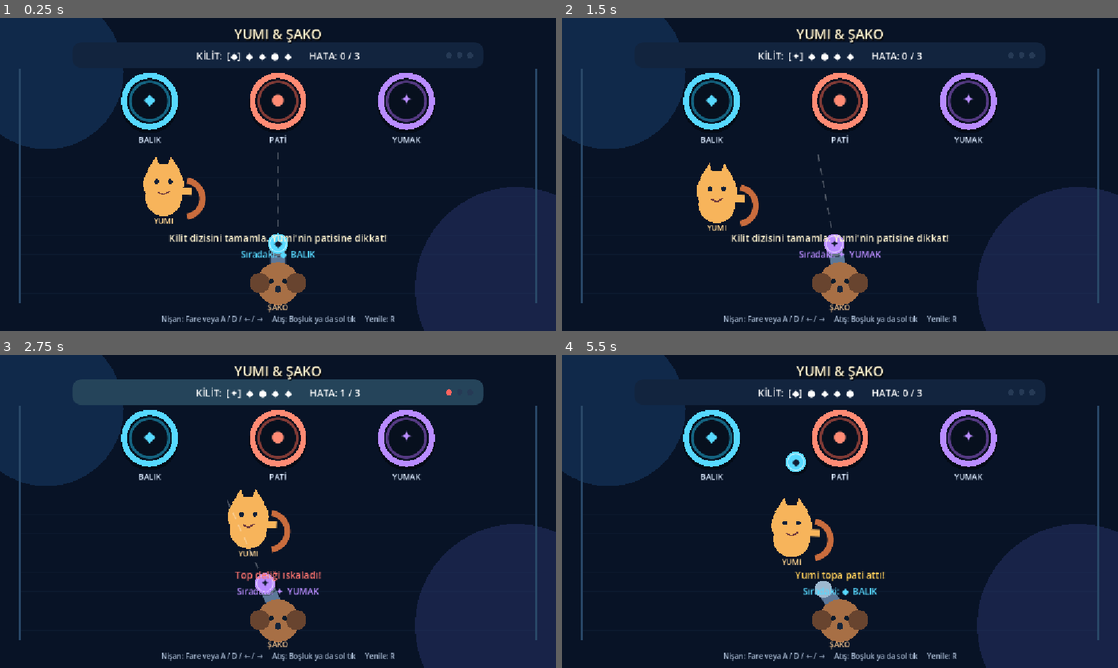
Above: before the commit, frames 1-4 (two rows, left to right).
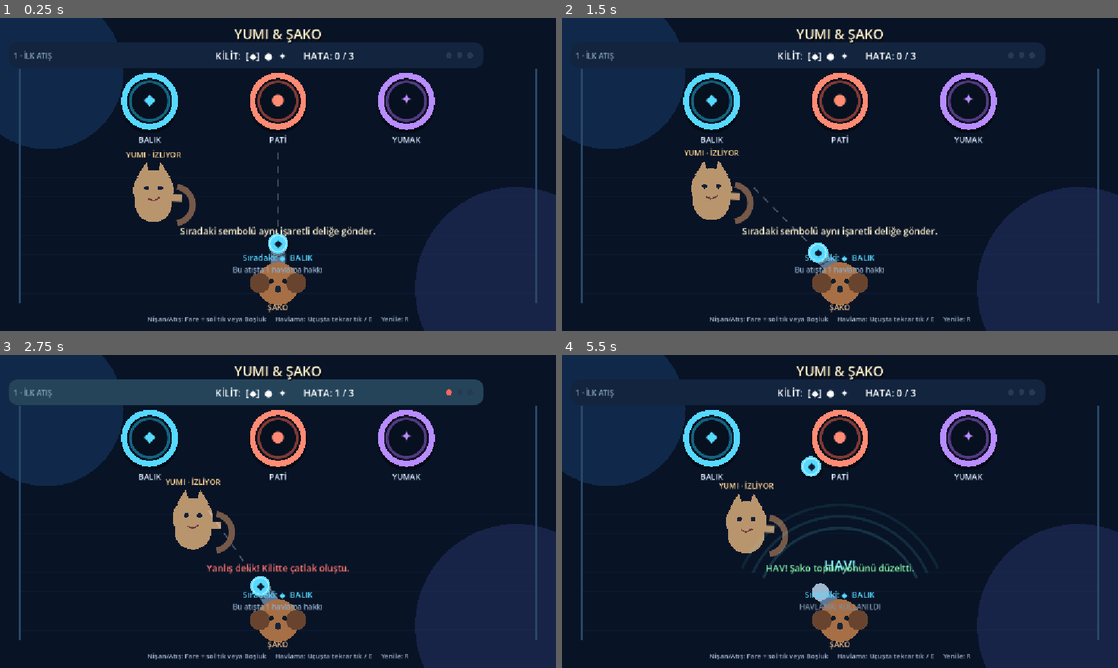
Above: after the commit, the same moments.

Repository: luzumsuzlar/yummyveshaco
Game: Godot game, scene res://scenes/main.tscn
The game is run twice, just before and just after one commit, with the same random seed, the same clock (stepped at 60 frames per second) and the same inputs.
Inputs (mouse positions are in pixels of both pictures, inside the frame that each line leads up to):
- Up to frame 1 (0.25 s): no input
- Up to frame 2 (1.5 s): tap Enter at 0.5 s; move the mouse to (962, 158) at 0.52 s; hold D 0.53-1.28 s; tap E at 0.6 s; click (962, 158) at 0.67 s; tap Space at 0.77, 1.07 s; tap R at 0.8, 1.35 s; move the mouse to (728, 190) at 1.27 s; hold A from 1.28 s (still down); click (728, 190) at 1.42 s
- Up to frame 3 (2.75 s): tap Space at 1.52, 1.82, 2.3 s; tap Enter at 1.55, 2.1 s; move the mouse to (333, 442) at 2.02 s; release A at 2.03 s; hold D from 2.03 s (still down); click (333, 442) at 2.17 s
- Up to frame 4 (5.5 s): move the mouse to (812, 574) at 2.77 s; tap Space at 2.85, 3.02, 3.32, 3.77, 4.07, 4.52, 4.82, 5.3 s; click (812, 574) at 2.92 s; tap E at 3.05, 3.6 s; move the mouse to (1006, 558) at 3.52 s; release D at 3.53 s; hold A from 3.53 s (still down); click (1006, 558) at 3.67 s; tap R at 3.8, 4.35 s; move the mouse to (673, 464) at 4.27 s; click (673, 464) at 4.42 s; tap Enter at 4.55, 5.1 s; move the mouse to (867, 511) at 5.02 s; click (867, 511) at 5.17 s

The runs differ from the first frame. In frame 1, 4.5% of the frame differs, in the area x 2-74%, y 10-98%; in frame 2, 4.8%; in frame 3, 5.8%, in the area x 1-74%, y 7-98%; in frame 4, 5.5%.

Commit message:
İkinci oynanabilir prototipi geliştir

Diff:
--- a/scripts/main.gd
+++ b/scripts/main.gd
@@ -3,6 +3,7 @@
 const SCREEN_SIZE := Vector2(1152.0, 648.0)
 const HOLE_Y := 172.0
 const HOLE_RADIUS := 54.0
+const HOLE_BASE_X := [310.0, 576.0, 842.0]
 const LAUNCH_POS := Vector2(576.0, 532.0)
 const BALL_RADIUS := 21.0
 const TYPE_NAMES := ["BALIK", "PATİ", "YUMAK"]
@@ -10,14 +11,43 @@
 const TYPE_COLORS := [Color("57d9ff"), Color("ff8b74"), Color("b98cff")]
 const TYPE_DARK := [Color("146582"), Color("833b36"), Color("563a84")]
 
-var rng := RandomNumberGenerator.new()
+const LEVELS := [
+	{
+		"name": "1 · İLK ATIŞ",
+		"sequence": [0, 1, 2],
+		"yumi_speed": 72.0,
+		"yumi_active": false,
+		"moving_holes": false,
+		"intro": "Sıradaki sembolü aynı işaretli deliğe gönder.",
+	},
+	{
+		"name": "2 · YUMI SAHADA",
+		"sequence": [2, 0, 1, 2],
+		"yumi_speed": 142.0,
+		"yumi_active": true,
+		"moving_holes": false,
+		"intro": "Yumi hazırlanırken uçuşta tekrar tıkla: Şako HAV! desin.",
+	},
+	{
+		"name": "3 · KAYAN KİLİT",
+		"sequence": [0, 2, 1, 0, 2],
+		"yumi_speed": 162.0,
+		"yumi_active": true,
+		"moving_holes": true,
+		"intro": "Delikler hareket ediyor. Atış anını seç ve havlamanı sakla.",
+	},
+]
+
 var hole_positions: Array[Vector2] = []
 var sequence: Array[int] = []
+var level_index := 0
+var level_time := 0.0
 var progress := 0
 var errors := 0
 var game_state := "playing"
 
 var aim_angle := 0.0
+var last_pointer_position := Vector2(576.0, 220.0)
 var ball_active := false
 var ball_position := LAUNCH_POS
 var ball_velocity := Vector2.ZERO
@@ -25,32 +55,36 @@
 var ball_swatted := false
 var shot_delay := 0.0
 
+var bark_available := false
+var bark_flash := 0.0
+var bark_target_x := 576.0
+
 var yumi_position := Vector2(300.0, 345.0)
 var yumi_direction := 1.0
-var yumi_speed := 155.0
+var yumi_speed := 100.0
+var yumi_warning_timer := 0.0
+var yumi_warning_started := false
 var yumi_swipe_flash := 0.0
 var status_flash := 0.0
 
 var title_label: Label
+var level_label: Label
 var code_label: Label
 var status_label: Label
 var instruction_label: Label
 var next_label: Label
+var ability_label: Label
 var overlay: ColorRect
 var overlay_title: Label
 var overlay_subtitle: Label
-var restart_button: Button
+var overlay_button: Button
 
 
 func _ready() -> void:
-	rng.randomize()
-	hole_positions = [
-		Vector2(310.0, HOLE_Y),
-		Vector2(576.0, HOLE_Y),
-		Vector2(842.0, HOLE_Y),
-	]
+	for x_position in HOLE_BASE_X:
+		hole_positions.append(Vector2(float(x_position), HOLE_Y))
 	build_interface()
-	start_new_game()
+	start_level(0)
 	queue_redraw()
 
 
@@ -60,40 +94,43 @@
 	title_label.add_theme_constant_override("shadow_offset_x", 2)
 	title_label.add_theme_constant_override("shadow_offset_y", 3)
 
-	code_label = make_label("", 20, Color.WHITE, Vector2(176, 58), Vector2(800, 40))
-	status_label = make_label("", 20, Color("fff3cf"), Vector2(176, 438), Vector2(800, 34))
-	next_label = make_label("", 18, Color("d8e9ff"), Vector2(420, 474), Vector2(312, 30))
+	level_label = make_label("", 15, Color("8fa8c4"), Vector2(28, 58), Vector2(210, 40))
+	level_label.horizontal_alignment = HORIZONTAL_ALIGNMENT_LEFT
+	code_label = make_label("", 20, Color.WHITE, Vector2(210, 58), Vector2(760, 40))
+	status_label = make_label("", 19, Color("fff3cf"), Vector2(176, 424), Vector2(800, 34))
+	next_label = make_label("", 17, Color("d8e9ff"), Vector2(346, 482), Vector2(460, 28))
+	ability_label = make_label("", 15, Color("86f7a8"), Vector2(396, 509), Vector2(360, 25))
 	instruction_label = make_label(
-		"Nişan: Fare veya A / D / ← / →     Atış: Boşluk ya da sol tık     Yenile: R",
-		15,
+		"Nişan/Atış: Fare + sol tık veya Boşluk     Havlama: Uçuşta tekrar tık / E     Yenile: R",
+		14,
 		Color("a9bbd3"),
-		Vector2(82, 611),
-		Vector2(988, 24)
+		Vector2(62, 612),
+		Vector2(1028, 22)
 	)
 
 	overlay = ColorRect.new()
 	overlay.position = Vector2.ZERO
 	overlay.size = SCREEN_SIZE
-	overlay.color = Color(0.02, 0.03, 0.06, 0.84)
+	overlay.color = Color(0.02, 0.03, 0.06, 0.86)
 	overlay.mouse_filter = Control.MOUSE_FILTER_STOP
 	overlay.z_index = 20
 	add_child(overlay)
 
-	overlay_title = make_label("", 42, Color("fff3cf"), Vector2(206, 186), Vector2(740, 62), overlay)
-	overlay_subtitle = make_label("", 21, Color("d8e9ff"), Vector2(256, 262), Vector2(640, 82), overlay)
+	overlay_title = make_label("", 42, Color("fff3cf"), Vector2(206, 180), Vector2(740, 62), overlay)
+	overlay_subtitle = make_label("", 21, Color("d8e9ff"), Vector2(256, 255), Vector2(640, 100), overlay)
 	overlay_subtitle.autowrap_mode = TextServer.AUTOWRAP_WORD_SMART
-	restart_button = Button.new()
-	restart_button.text = "TEKRAR DENE"
-	restart_button.position = Vector2(456, 380)
-	restart_button.size = Vector2(240, 62)
-	restart_button.add_theme_font_size_override("font_size", 20)
-	restart_button.add_theme_color_override("font_color", Color("16233d"))
-	restart_button.add_theme_color_override("font_hover_color", Color("16233d"))
-	restart_button.add_theme_stylebox_override("normal", button_style(Color("ffcf5a")))
-	restart_button.add_theme_stylebox_override("hover", button_style(Color("ffe18e")))
-	restart_button.add_theme_stylebox_override("pressed", button_style(Color("eab746")))
-	restart_button.pressed.connect(start_new_game)
-	overlay.add_child(restart_button)
+	overlay_button = Button.new()
+	overlay_button.text = "TEKRAR DENE"
+	overlay_button.position = Vector2(436, 384)
+	overlay_button.size = Vector2(280, 62)
+	overlay_button.add_theme_font_size_override("font_size", 20)
+	overlay_button.add_theme_color_override("font_color", Color("16233d"))
+	overlay_button.add_theme_color_override("font_hover_color", Color("16233d"))
+	overlay_button.add_theme_stylebox_override("normal", button_style(Color("ffcf5a")))
+	overlay_button.add_theme_stylebox_override("hover", button_style(Color("ffe18e")))
+	overlay_button.add_theme_stylebox_override("pressed", button_style(Color("eab746")))
+	overlay_button.pressed.connect(on_overlay_button_pressed)
+	overlay.add_child(overlay_button)
 	overlay.hide()
 
 
@@ -123,24 +160,38 @@
 	return style
 
 
-func start_new_game() -> void:
+func level_config() -> Dictionary:
+	return LEVELS[level_index]
+
+
+func start_level(new_level_index: int = level_index) -> void:
+	level_index = clampi(new_level_index, 0, LEVELS.size() - 1)
+	var config := level_config()
 	sequence.clear()
-	for index in range(5):
-		sequence.append(rng.randi_range(0, TYPE_NAMES.size() - 1))
+	for value in config["sequence"]:
+		sequence.append(int(value))
 	progress = 0
 	errors = 0
+	level_time = 0.0
 	game_state = "playing"
 	ball_active = false
 	ball_position = LAUNCH_POS
 	ball_velocity = Vector2.ZERO
 	ball_swatted = false
+	bark_available = false
+	bark_flash = 0.0
 	shot_delay = 0.35
 	aim_angle = 0.0
 	yumi_position = Vector2(300.0, 345.0)
 	yumi_direction = 1.0
-	status_label.text = "Kilit dizisini tamamla. Yumi'nin patisine dikkat!"
+	yumi_speed = float(config["yumi_speed"])
+	yumi_warning_timer = 0.0
+	yumi_warning_started = false
+	yumi_swipe_flash = 0.0
+	status_label.text = str(config["intro"])
 	status_label.add_theme_color_override("font_color", Color("fff3cf"))
 	overlay.hide()
+	update_holes()
 	update_interface()
 	queue_redraw()
 
@@ -149,9 +200,11 @@
 	if game_state != "playing":
 		return
 
+	level_time += delta
 	shot_delay = maxf(0.0, shot_delay - delta)
 	status_flash = maxf(0.0, status_flash - delta)
 	yumi_swipe_flash = maxf(0.0, yumi_swipe_flash - delta)
+	bark_flash = maxf(0.0, bark_flash - delta)
 
 	var keyboard_direction := 0.0
 	if Input.is_key_pressed(KEY_A) or Input.is_key_pressed(KEY_LEFT):
@@ -161,6 +214,7 @@
 	if keyboard_direction != 0.0 and not ball_active:
 		aim_angle = clampf(aim_angle + keyboard_direction * delta * 1.35, -0.78, 0.78)
 
+	update_holes()
 	move_yumi(delta)
 	if ball_active:
 		move_ball(delta)
@@ -169,36 +223,95 @@
 
 
 func _unhandled_input(event: InputEvent) -> void:
+	if event is InputEventMouseMotion:
+		var mouse_event := event as InputEventMouseMotion
+		last_pointer_position = mouse_event.position
+		if game_state == "playing" and not ball_active:
+			update_mouse_aim(last_pointer_position)
+		return
+
 	if event is InputEventKey and event.pressed and not event.echo:
 		if event.keycode == KEY_R:
-			start_new_game()
+			start_level(level_index)
+			return
+		if event.keycode == KEY_E:
+			use_bark(last_pointer_position.x)
 			return
 		if event.keycode == KEY_SPACE or event.keycode == KEY_ENTER:
+			if ball_active:
+				use_bark(last_pointer_position.x)
+			else:
+				launch_ball()
+			return
+
+	if game_state != "playing" or not event is InputEventMouseButton:
+		return
+	var mouse_button := event as InputEventMouseButton
+	if not mouse_button.pressed:
+		return
+	last_pointer_position = mouse_button.position
+	if mouse_button.button_index == MOUSE_BUTTON_LEFT:
+		if ball_active:
+			use_bark(mouse_button.position.x)
+		else:
+			update_mouse_aim(mouse_button.position)
 			launch_ball()
-			return
-
-	if game_state != "playing" or ball_active:
-		return
-
-	if event is InputEventMouseMotion:
-		var mouse_event := event as InputEventMouseMotion
-		var offset: Vector2 = mouse_event.position - LAUNCH_POS
-		if offset.y < -20.0:
-			aim_angle = clampf(atan2(offset.x, -offset.y), -0.78, 0.78)
-	elif event is InputEventMouseButton and event.button_index == MOUSE_BUTTON_LEFT and event.pressed:
-		launch_ball()
+	elif mouse_button.button_index == MOUSE_BUTTON_RIGHT and ball_active:
+		use_bark(mouse_button.position.x)
+
+
+func update_mouse_aim(pointer_position: Vector2) -> void:
+	var offset: Vector2 = pointer_position - LAUNCH_POS
+	if offset.y < -20.0:
+		aim_angle = clampf(atan2(offset.x, -offset.y), -0.78, 0.78)
 
 
 func launch_ball() -> void:
 	if game_state != "playing" or ball_active or shot_delay > 0.0:
 		return
 	ball_type = sequence[progress]
-	ball_position = LAUNCH_POS + Vector2(sin(aim_angle), -cos(aim_angle)) * 50.0
-	ball_velocity = Vector2(sin(aim_angle), -cos(aim_angle)) * 520.0
+	var direction := Vector2(sin(aim_angle), -cos(aim_angle))
+	ball_position = LAUNCH_POS + direction * 50.0
+	ball_velocity = direction * 520.0
 	ball_active = true
 	ball_swatted = false
-	status_label.text = "%s topu fırlatıldı!" % TYPE_NAMES[ball_type]
+	bark_available = true
+	yumi_warning_timer = 0.0
+	yumi_warning_started = false
+	status_label.text = "%s topu yolda. Gerekirse bir kez HAV!" % TYPE_NAMES[ball_type]
 	status_label.add_theme_color_override("font_color", TYPE_COLORS[ball_type])
+
+
+func use_bark(target_x: float) -> void:
+	if game_state != "playing" or not ball_active or not bark_available:
+		return
+	bark_available = false
+	bark_flash = 0.48
+	bark_target_x = clampf(target_x, 90.0, SCREEN_SIZE.x - 90.0)
+
+	var remaining_distance := maxf(ball_position.y - HOLE_Y, 70.0)
+	var upward_speed := maxf(-ball_velocity.y, 220.0)
+	var remaining_time := maxf(remaining_distance / upward_speed, 0.18)
+	var desired_x_speed := (bark_target_x - ball_position.x) / remaining_time
+	ball_velocity.x = clampf(lerpf(ball_velocity.x, desired_x_speed, 0.82), -560.0, 560.0)
+	ball_velocity.y = -maxf(absf(ball_velocity.y), 420.0)
+
+	if yumi_warning_timer > 0.0:
+		yumi_warning_timer = 0.0
+		ball_swatted = true
+		status_label.text = "HAV! Yumi irkildi; top yeniden yönlendirildi."
+	else:
+		status_label.text = "HAV! Şako topun yönünü düzeltti."
+	status_label.add_theme_color_override("font_color", Color("86f7a8"))
+
+
+func update_holes() -> void:
+	var moving := bool(level_config()["moving_holes"])
+	for index in range(hole_positions.size()):
+		var offset := 0.0
+		if moving:
+			offset = sin(level_time * 1.18 + index * 1.65) * 43.0
+		hole_positions[index] = Vector2(HOLE_BASE_X[index] + offset, HOLE_Y)
 
 
 func move_yumi(delta: float) -> void:
@@ -209,34 +322,58 @@
 	elif yumi_position.x < 222.0:
 		yumi_position.x = 222.0
 		yumi_direction = 1.0
-	yumi_position.y = 348.0 + sin(Time.get_ticks_msec() * 0.003) * 13.0
+	yumi_position.y = 348.0 + sin(level_time * 3.0) * 13.0
 
 
 func move_ball(delta: float) -> void:
 	ball_position += ball_velocity * delta
 
-	if ball_position.x < 42.0 + BALL_RADIUS:
-		ball_position.x = 42.0 + BALL_RADIUS
-		ball_velocity.x = absf(ball_velocity.x) * 0.88
-	elif ball_position.x > SCREEN_SIZE.x - 42.0 - BALL_RADIUS:
-		ball_position.x = SCREEN_SIZE.x - 42.0 - BALL_RADIUS
-		ball_velocity.x = -absf(ball_velocity.x) * 0.88
-
-	if not ball_swatted and ball_position.distance_to(yumi_position) < 67.0:
-		var push_direction := signf(ball_position.x - yumi_position.x)
-		if push_direction == 0.0:
-			push_direction = -yumi_direction
-		ball_velocity.x += push_direction * 355.0
-		ball_velocity.y *= 0.94
-		ball_swatted = true
-		yumi_swipe_flash = 0.32
-		status_label.text = "Yumi topa pati attı!"
-		status_label.add_theme_color_override("font_color", Color("ffcf5a"))
+	if ball_position.x < 42.0 + BALL_RADIUS or ball_position.x > SCREEN_SIZE.x - 42.0 - BALL_RADIUS:
+		register_error("Top kilit kanalının dışına çıktı!")
+		return
+
+	update_yumi_attack(delta)
+	if not ball_active:
+		return
 
 	if ball_position.y <= HOLE_Y + 14.0:
 		resolve_hole_hit()
 	elif ball_position.y > SCREEN_SIZE.y + 40.0:
 		register_error("Top oyun alanından çıktı!")
+
+
+func update_yumi_attack(delta: float) -> void:
+	if not bool(level_config()["yumi_active"]) or ball_swatted:
+		return
+
+	if yumi_warning_timer > 0.0:
+		yumi_warning_timer = maxf(0.0, yumi_warning_timer - delta)
+		if yumi_warning_timer == 0.0:
+			if ball_position.distance_to(yumi_position) < 155.0:
+				perform_yumi_swipe()
+			else:
+				ball_swatted = true
+				status_label.text = "Yumi ıskaladı!"
+				status_label.add_theme_color_override("font_color", Color("86f7a8"))
+		return
+
+	if not yumi_warning_started and ball_position.distance_to(yumi_position) < 178.0:
+		yumi_warning_started = true
+		yumi_warning_timer = 0.24
+		status_label.text = "Yumi hazırlanıyor! Şimdi HAV! diyebilirsin."
+		status_label.add_theme_color_override("font_color", Color("ffcf5a"))
+
+
+func perform_yumi_swipe() -> void:
+	var push_direction := signf(ball_position.x - yumi_position.x)
+	if push_direction == 0.0:
+		push_direction = -yumi_direction
+	ball_velocity.x += push_direction * 330.0
+	ball_velocity.y *= 0.92
+	ball_swatted = true
+	yumi_swipe_flash = 0.34
+	status_label.text = "PAT! Yumi topu saptırdı; havlama hâlâ kullanılabilir."
+	status_label.add_theme_color_override("font_color", Color("ffcf5a"))
 
 
 func resolve_hole_hit() -> void:
@@ -255,19 +392,32 @@
 	if nearest_hole == ball_type and ball_type == sequence[progress]:
 		progress += 1
 		ball_active = false
+		bark_available = false
 		shot_delay = 0.45
 		status_flash = 0.38
 		if progress >= sequence.size():
 			finish_game(true)
 		else:
-			status_label.text = "TAK! Parça yerine oturdu."
+			status_label.text = progress_hint()
 			status_label.add_theme_color_override("font_color", Color("86f7a8"))
 	else:
 		register_error("Yanlış delik! Kilitte çatlak oluştu.")
 
 
+func progress_hint() -> String:
+	if level_index == 0:
+		if progress == 1:
+			return "TAK! Şimdi PATİ topunu ortadaki deliğe gönder."
+		return "Harika! Son sembol YUMAK."
+	if level_index == 1:
+		return "Parça oturdu. Yumi'nin ünlem işaretini izle."
+	return "Parça oturdu. Hareketli hedefin önüne nişan al."
+
+
 func register_error(message: String) -> void:
 	ball_active = false
+	bark_available = false
+	yumi_warning_timer = 0.0
 	shot_delay = 0.55
 	errors += 1
 	status_flash = 0.5
@@ -279,23 +429,39 @@
 
 func finish_game(success: bool) -> void:
 	ball_active = false
+	bark_available = false
 	overlay.show()
 	if success:
 		game_state = "success"
 		overlay_title.text = "KİLİT AÇILDI!"
 		overlay_title.add_theme_color_override("font_color", Color("86f7a8"))
-		overlay_subtitle.text = "Şako diziyi tamamladı. Yumi ise hiçbir şey olmamış gibi davranıyor."
-		restart_button.text = "YENİ KİLİT"
+		if level_index < LEVELS.size() - 1:
+			overlay_subtitle.text = "%s tamamlandı. Sıradaki bölüm yeni bir kural ekliyor." % str(level_config()["name"])
+			overlay_button.text = "SONRAKİ BÖLÜM"
+		else:
+			overlay_subtitle.text = "Üç bölümlük prototip tamamlandı. Şako kilidi açtı; Yumi hâlâ masum görünüyor."
+			overlay_button.text = "BAŞA DÖN"
 	else:
 		game_state = "failed"
 		overlay_title.text = "KİLİT SIKIŞTI!"
 		overlay_title.add_theme_color_override("font_color", Color("ff746f"))
-		overlay_subtitle.text = "Yumi: 😼     Şako: 😵\nBir dokunuşla hemen yeniden dene."
-		restart_button.text = "TEKRAR DENE"
+		overlay_subtitle.text = "Yumi: 😼     Şako: 😵\nAynı bölümü hemen yeniden deneyebilirsin."
+		overlay_button.text = "TEKRAR DENE"
 	queue_redraw()
 
 
+func on_overlay_button_pressed() -> void:
+	if game_state == "success":
+		if level_index < LEVELS.size() - 1:
+			start_level(level_index + 1)
+		else:
+			start_level(0)
+	else:
+		start_level(level_index)
+
+
 func update_interface() -> void:
+	level_label.text = str(level_config()["name"])
 	var code_text := "KİLİT:  "
 	for index in range(sequence.size()):
 		if index < progress:
@@ -305,9 +471,16 @@
 		else:
 			code_text += "%s  " % TYPE_SYMBOLS[sequence[index]]
 	code_label.text = code_text + "     HATA: %d / 3" % errors
+
 	if game_state == "playing" and progress < sequence.size():
 		next_label.text = "Sıradaki: %s  %s" % [TYPE_SYMBOLS[sequence[progress]], TYPE_NAMES[sequence[progress]]]
 		next_label.add_theme_color_override("font_color", TYPE_COLORS[sequence[progress]])
+		if ball_active:
+			ability_label.text = "HAVLAMA: HAZIR — tekrar tıkla / E" if bark_available else "HAVLAMA: KULLANILDI"
+			ability_label.add_theme_color_override("font_color", Color("86f7a8") if bark_available else Color("7b8da4"))
+		else:
+			ability_label.text = "Bu atışta 1 havlama hakkı"
+			ability_label.add_theme_color_override("font_color", Color("8fa8c4"))
 
 
 func _draw() -> void:
@@ -318,6 +491,8 @@
 	draw_shako_launcher()
 	if ball_active:
 		draw_ball(ball_position, ball_type)
+	if bark_flash > 0.0:
+		draw_bark_wave()
 
 
 func draw_background() -> void:
@@ -334,7 +509,7 @@
 	var panel_color := Color("12243e")
 	if status_flash > 0.0:
 		panel_color = Color("25445a") if errors < 3 else Color("5b2730")
-	draw_style_box(rounded_box(panel_color, 20), Rect2(150, 50, 852, 54))
+	draw_style_box(rounded_box(panel_color, 20), Rect2(18, 50, 984, 54))
 	for index in range(3):
 		var warning_color := Color("ff645f") if index < errors else Color("263a55")
 		draw_circle(Vector2(930 + index * 22, 77), 6.0, warning_color)
@@ -356,40 +531,46 @@
 	var p := yumi_position
 	var fur := Color("f7b45b")
 	var fur_dark := Color("c96c3d")
-	# Gövde ve kuyruk
+	if not bool(level_config()["yumi_active"]):
+		fur = Color("b9956e")
+		fur_dark = Color("765948")
+
 	draw_arc(p + Vector2(43, 30), 38, -1.4, 1.4, 24, fur_dark, 12.0, true)
 	draw_circle(p + Vector2(0, 28), 38, fur)
-	# Kulaklar
 	draw_colored_polygon(PackedVector2Array([p + Vector2(-34, -28), p + Vector2(-15, -58), p + Vector2(-5, -25)]), fur)
 	draw_colored_polygon(PackedVector2Array([p + Vector2(34, -28), p + Vector2(15, -58), p + Vector2(5, -25)]), fur)
 	draw_circle(p, 42, fur)
-	# Gözler ve sırıtış
 	draw_circle(p + Vector2(-14, -5), 5, Color("122038"))
 	draw_circle(p + Vector2(14, -5), 5, Color("122038"))
 	draw_line(p + Vector2(-11, 17), p + Vector2(0, 22), Color("713b3c"), 3.0)
 	draw_line(p + Vector2(0, 22), p + Vector2(13, 15), Color("713b3c"), 3.0)
-	# Pati
+
 	var paw_end := p + Vector2(yumi_direction * 58.0, 16)
 	draw_line(p + Vector2(yumi_direction * 24.0, 15), paw_end, fur, 14.0, true)
+	if yumi_warning_timer > 0.0:
+		draw_circle(paw_end, 28.0 + sin(level_time * 24.0) * 4.0, Color(1.0, 0.8, 0.2, 0.18))
+		draw_arc(paw_end, 33.0, 0, TAU, 28, Color("ffcf5a"), 4.0, true)
 	if yumi_swipe_flash > 0.0:
 		for offset in [-12.0, 0.0, 12.0]:
 			draw_line(paw_end + Vector2(yumi_direction * 10, offset - 25), paw_end + Vector2(yumi_direction * 36, offset - 16), Color("ffcf5a"), 4.0, true)
+
 	var font := ThemeDB.fallback_font
-	draw_string(font, p + Vector2(-45, 82), "YUMI", HORIZONTAL_ALIGNMENT_CENTER, 90, 16, Color("ffd490"))
+	if yumi_warning_timer > 0.0:
+		draw_string(font, p + Vector2(-20, -96), "!", HORIZONTAL_ALIGNMENT_CENTER, 40, 34, Color("ffcf5a"))
+	var yumi_caption := "YUMI" if bool(level_config()["yumi_active"]) else "YUMI · İZLİYOR"
+	draw_string(font, p + Vector2(-70, -68), yumi_caption, HORIZONTAL_ALIGNMENT_CENTER, 140, 16, Color("ffd490"))
 
 
 func draw_shako_launcher() -> void:
 	var direction := Vector2(sin(aim_angle), -cos(aim_angle))
 	var muzzle := LAUNCH_POS + direction * 58.0
-	# Nişan çizgisi
 	if not ball_active and game_state == "playing":
 		for step in range(1, 7):
 			var start := LAUNCH_POS + direction * (72.0 + step * 28.0)
 			draw_line(start, start + direction * 13.0, Color(1, 1, 1, 0.28), 3.0, true)
-	# Fırlatıcı
+
 	draw_line(LAUNCH_POS, muzzle, Color("5d7898"), 30.0, true)
 	draw_circle(muzzle, 18, Color("9db8cf"))
-	# Şako'nun kafası
 	var head := LAUNCH_POS + Vector2(0, 18)
 	draw_circle(head, 44, Color("a76f45"))
 	draw_circle(head + Vector2(-38, -1), 21, Color("68442f"))
@@ -403,6 +584,16 @@
 		draw_ball(muzzle + direction * 7.0, sequence[progress])
 
 
+func draw_bark_wave() -> void:
+	var phase := 1.0 - bark_flash / 0.48
+	for ring in range(3):
+		var radius := 54.0 + phase * 150.0 + ring * 24.0
+		var alpha := clampf((bark_flash / 0.48) * (0.72 - ring * 0.16), 0.0, 0.8)
+		draw_arc(LAUNCH_POS, radius, -2.72, -0.42, 40, Color(0.4, 0.95, 1.0, alpha), 5.0, true)
+	var font := ThemeDB.fallback_font
+	draw_string(font, LAUNCH_POS + Vector2(-55, -86), "HAV!", HORIZONTAL_ALIGNMENT_CENTER, 110, 28, Color("86f7ff"))
+
+
 func draw_ball(center: Vector2, type: int) -> void:
 	draw_circle(center + Vector2(2, 4), BALL_RADIUS + 2.0, Color(0, 0, 0, 0.35))
 	draw_circle(center, BALL_RADIUS, TYPE_COLORS[type])
Not shown, changed: README.md
Not shown, changed: docs/GAME_DESIGN.md
